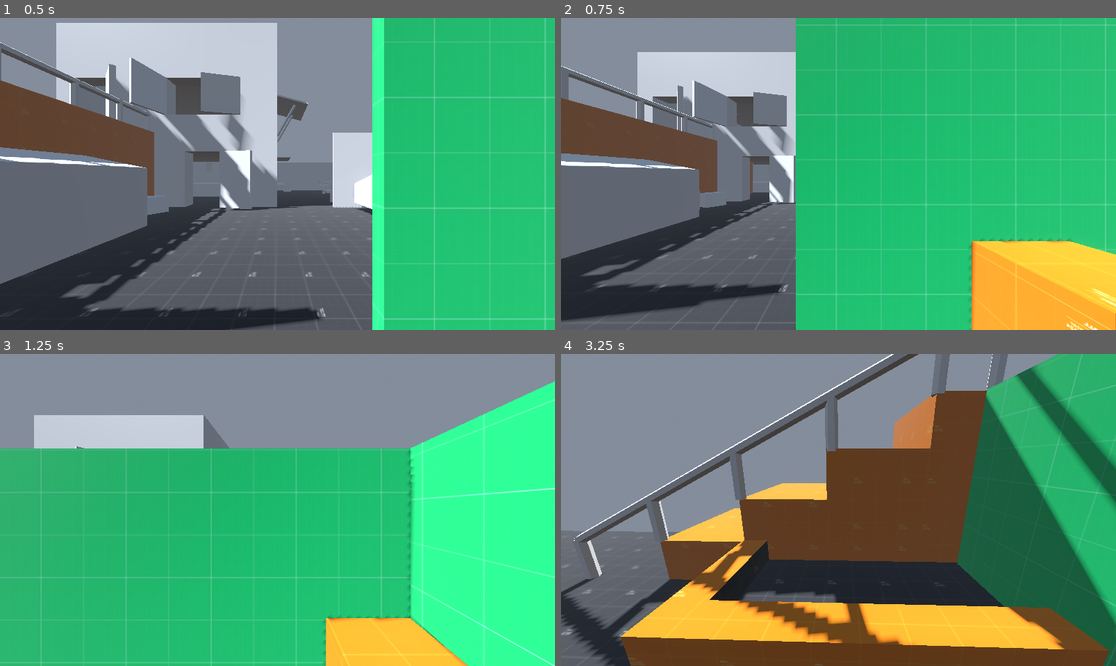
Above: before the commit, frames 1-4 (two rows, left to right).
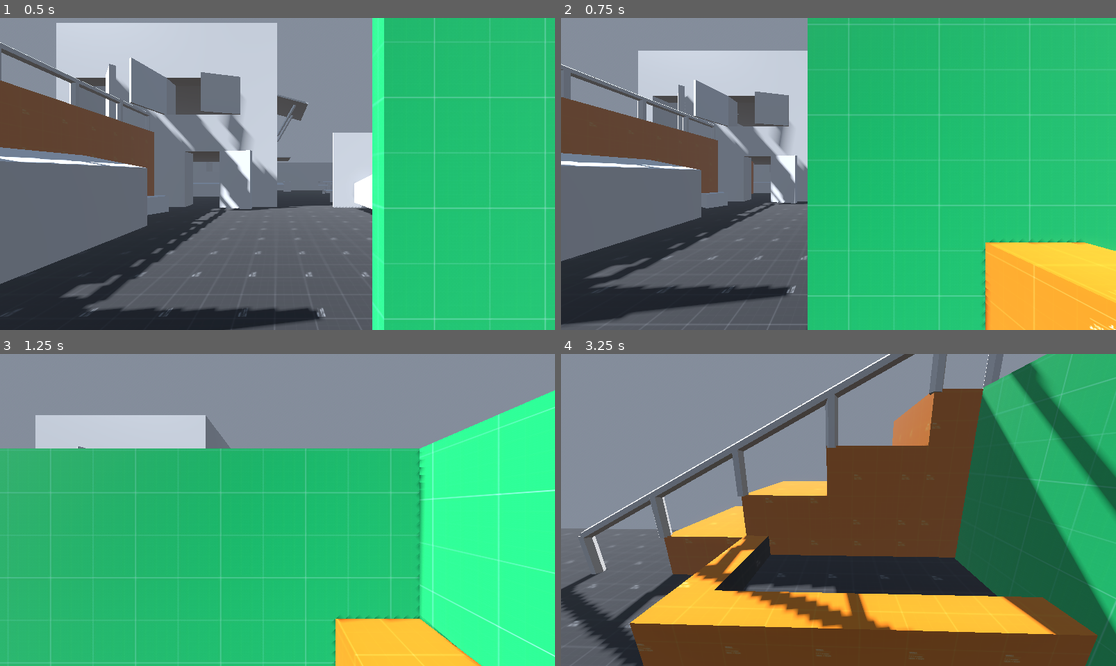
Above: after the commit, the same moments.

Repository: anandantony/project-zero-fps
Game: Godot game, scene res://maps/training/dm_map_1.tscn
Same seed, same stepped clock (60 frames per second), same inputs: the game is played once before the commit and once after it. The project has no main scene, so this scene is started directly.
Inputs (mouse positions are in pixels of both pictures, inside the frame that each line leads up to):
- Up to frame 1 (0.5 s): no input
- Up to frame 2 (0.75 s): tap Enter at 0.5 s; move the mouse to (960, 158) at 0.52 s; hold D (right, bound only before the commit) from 0.53 s (still down); hold Shift (sprint) from 0.53 s (still down); click (960, 158) at 0.67 s
- Up to frame 3 (1.25 s): keep holding D (right, bound only before the commit); keep holding Shift (sprint); tap Space (jump) at 0.77, 0.8, 1.07 s
- Up to frame 4 (3.25 s): move the mouse to (810, 510) at 1.27 s; release D (right, bound only before the commit) at 1.28 s; release Shift (sprint) at 1.28 s; hold W (up, bound only before the commit) from 1.28 s (still down); tap Space (jump) at 1.35, 1.52, 1.82, 2.3, 3.02 s; tap Shift (sprint) at 1.55, 2.85 s; move the mouse to (849, 503) at 2.02 s; hold Shift (sprint) 2.03-2.78 s; move the mouse to (832, 516) at 2.77 s

Frame 1 is identical in both runs. In frame 2, 8.9% of the frame differs, in the area x 0-100%, y 0-100%; in frame 3, 5.0%; in frame 4, 17%.

Commit message:
Refactor input handling to use InputRouter
Replaced direct input checks in player and camera controllers with a centralized InputRouter singleton. Updated input action names in project settings for clarity, added InputRouter autoload, and improved input abstraction for movement, look, jump, and sprint actions. Also updated dm_map_1.tscn materials to use new sub-resources.

Diff:
--- a/maps/training/dm_map_1.tscn
+++ b/maps/training/dm_map_1.tscn
@@ -21,15 +21,45 @@
 uv1_offset = Vector3(0.5, 0.5, 0.5)
 uv1_triplanar = true
 
+[sub_resource type="StandardMaterial3D" id="StandardMaterial3D_wg5p8"]
+resource_local_to_scene = true
+albedo_texture = ExtResource("6_s3t84")
+uv1_offset = Vector3(0.5, 0.5, 0.5)
+uv1_triplanar = true
+
 [sub_resource type="StandardMaterial3D" id="StandardMaterial3D_w23d6"]
 resource_local_to_scene = true
 albedo_texture = ExtResource("6_s3t84")
 uv1_offset = Vector3(0.5, 0.5, 0.5)
 uv1_triplanar = true
 
+[sub_resource type="StandardMaterial3D" id="StandardMaterial3D_guqlu"]
+resource_local_to_scene = true
+albedo_texture = ExtResource("6_s3t84")
+uv1_offset = Vector3(0.5, 0.5, 0.5)
+uv1_triplanar = true
+
+[sub_resource type="StandardMaterial3D" id="StandardMaterial3D_6i607"]
+resource_local_to_scene = true
+albedo_texture = ExtResource("6_s3t84")
+uv1_offset = Vector3(0.5, 0.5, 0.5)
+uv1_triplanar = true
+
+[sub_resource type="StandardMaterial3D" id="StandardMaterial3D_6tato"]
+resource_local_to_scene = true
+albedo_texture = ExtResource("6_s3t84")
+uv1_offset = Vector3(0.5, 0.5, 0.5)
+uv1_triplanar = true
+
 [sub_resource type="StandardMaterial3D" id="StandardMaterial3D_0xg84"]
 resource_local_to_scene = true
 albedo_texture = ExtResource("5_s3t84")
+uv1_offset = Vector3(0.5, 0.5, 0.5)
+uv1_triplanar = true
+
+[sub_resource type="StandardMaterial3D" id="StandardMaterial3D_n0fbi"]
+resource_local_to_scene = true
+albedo_texture = ExtResource("6_s3t84")
 uv1_offset = Vector3(0.5, 0.5, 0.5)
 uv1_triplanar = true
 
@@ -100,7 +130,7 @@
 [node name="ProtoCSGBox3D10" parent="." instance=ExtResource("4_ovcgl")]
 transform = Transform3D(1, 0, 0, 0, 1, 0, 0, 0, 1, -1.0014429, 0.4939046, -10.500621)
 size = Vector3(5.950348, 1.0492554, 3.0968018)
-material = SubResource("StandardMaterial3D_13hg8")
+material = SubResource("StandardMaterial3D_wg5p8")
 block_color = 3
 
 [node name="ProtoCSGBox3D9" parent="." instance=ExtResource("4_ovcgl")]
@@ -112,19 +142,19 @@
 [node name="ProtoCSGBox3D13" parent="." instance=ExtResource("4_ovcgl")]
 transform = Transform3D(1, 0, 0, 0, 1, 0, 0, 0, 1, 1.8615301, 0.40603018, 5.8201036)
 size = Vector3(2.0135498, 1.2022705, 1.9607239)
-material = SubResource("StandardMaterial3D_w23d6")
+material = SubResource("StandardMaterial3D_guqlu")
 block_color = 3
 
 [node name="ProtoCSGBox3D11" parent="." instance=ExtResource("4_ovcgl")]
 transform = Transform3D(1, 0, 0, 0, 1, 0, 0, 0, 1, 2.375263, 0.4754057, 3.4702377)
 size = Vector3(0.986084, 1.2022705, 1.0909729)
-material = SubResource("StandardMaterial3D_w23d6")
+material = SubResource("StandardMaterial3D_6i607")
 block_color = 3
 
 [node name="ProtoCSGBox3D14" parent="." instance=ExtResource("4_ovcgl")]
 transform = Transform3D(1, 0, 0, 0, 1, 0, 0, 0, 1, 0.46571946, 0.322078, -7.7149744)
 size = Vector3(4.940155, 1.4782257, 2.4929695)
-material = SubResource("StandardMaterial3D_w23d6")
+material = SubResource("StandardMaterial3D_6tato")
 block_color = 3
 
 [node name="ProtoCSGBox3D15" parent="ProtoCSGBox3D14" instance=ExtResource("4_ovcgl")]
@@ -137,7 +167,7 @@
 [node name="ProtoCSGBox3D12" parent="." instance=ExtResource("4_ovcgl")]
 transform = Transform3D(1, 0, 0, 0, 1, 0, 0, 0, 1, -0.47685957, 0.44583416, 6.36158)
 size = Vector3(1.0374756, 1.1431274, 1.0415802)
-material = SubResource("StandardMaterial3D_w23d6")
+material = SubResource("StandardMaterial3D_n0fbi")
 block_color = 3
 
 [node name="ProtoCSGBox3D3" parent="." instance=ExtResource("4_ovcgl")]
--- a/project.godot
+++ b/project.godot
@@ -17,28 +17,29 @@
 [autoload]
 
 GameManager="*res://scripts/game_manager.gd"
+InputRouter="*res://scripts/input_router.gd"
 
 [input]
 
-left={
+move_left={
 "deadzone": 0.2,
 "events": [Object(InputEventKey,"resource_local_to_scene":false,"resource_name":"","device":-1,"window_id":0,"alt_press …(191 unchanged characters)…
 , Object(InputEventJoypadMotion,"resource_local_to_scene":false,"resource_name":"","device":-1,"axis":0,"axis_value":-1.0,"script":null)
 ]
 }
-right={
+move_right={
 "deadzone": 0.2,
 "events": [Object(InputEventKey,"resource_local_to_scene":false,"resource_name":"","device":-1,"window_id":0,"alt_press …(192 unchanged characters)…
 , Object(InputEventJoypadMotion,"resource_local_to_scene":false,"resource_name":"","device":-1,"axis":0,"axis_value":1.0,"script":null)
 ]
 }
-up={
+move_forward={
 "deadzone": 0.2,
 "events": [Object(InputEventKey,"resource_local_to_scene":false,"resource_name":"","device":-1,"window_id":0,"alt_press …(192 unchanged characters)…
 , Object(InputEventJoypadMotion,"resource_local_to_scene":false,"resource_name":"","device":-1,"axis":1,"axis_value":-1.0,"script":null)
 ]
 }
-down={
+move_back={
 "deadzone": 0.2,
 "events": [Object(InputEventKey,"resource_local_to_scene":false,"resource_name":"","device":-1,"window_id":0,"alt_press …(192 unchanged characters)…
 , Object(InputEventJoypadMotion,"resource_local_to_scene":false,"resource_name":"","device":-1,"axis":1,"axis_value":1.0,"script":null)
--- a/scripts/camera_controller.gd
+++ b/scripts/camera_controller.gd
@@ -1,9 +1,5 @@
 class_name CameraController
 extends Node3D
-
-@export_group("Camera Look", "look")
-@export var look_sensitivity: float = 0.006
-@export var look_joystick_sensitivity_multiplier: float = 1000
 
 @export_group("Bob Settings", "bob")
 @export var bob_frequency: float = 2.0
@@ -30,20 +26,20 @@
 	player_camera = player.camera
 
 func _unhandled_input(event: InputEvent) -> void:
+	#TODO: move this to UI manager
 	if event is InputEventMouseButton:
 		Input.mouse_mode = Input.MOUSE_MODE_CAPTURED
 	elif event.is_action_pressed("ui_cancel"):
 		Input.mouse_mode = Input.MOUSE_MODE_VISIBLE
 
-	if Input.mouse_mode == Input.MOUSE_MODE_CAPTURED:
-		if event is InputEventMouseMotion:
-			player.rotate_y(-event.relative.x * look_sensitivity)
-			player.head_anchor.rotate_x(-event.relative.y * look_sensitivity)
+	if not InputRouter.is_mouse_locked():
+		return
 
-	_clamp_camera()
+	if event is InputEventMouseMotion:
+		InputRouter.handle_mouse_motion(event)
 
-func _process(delta: float) -> void:
-	_handle_joystick_look(delta)
+func _process(_delta: float) -> void:
+	_handle_camera_input()
 	global_transform = player.head_anchor.get_global_transform_interpolated()
 
 func _physics_process(delta: float) -> void:
@@ -51,30 +47,10 @@
 		player_camera.transform.origin = _calculate_bob_offset(delta)
 		_handle_fov(delta)
 
-func _handle_joystick_look(delta: float) -> void:
-	if Input.mouse_mode != Input.MOUSE_MODE_CAPTURED:
-		return
-
-	var look_input := Input.get_vector(
-		"look_left",
-		"look_right",
-		"look_down",
-		"look_up"
-	)
-
-	# Deadzone
-	if look_input.length() < 0.15:
-		return
-
-	# Sensitivity scaling (joystick needs delta)
-	var joy_sensitivity := look_sensitivity * look_joystick_sensitivity_multiplier
-
-	player.rotate_y(-look_input.x * joy_sensitivity * delta)
-	player.head_anchor.rotate_x(look_input.y * joy_sensitivity * delta)
-
-	_clamp_camera()
-
-func _clamp_camera() -> void:
+func _handle_camera_input() -> void:
+	var look := InputRouter.consume_look()
+	player.rotate_y(-look.x)
+	player.head_anchor.rotate_x(-look.y)
 	player.head_anchor.rotation.x = clamp(
 		player.head_anchor.rotation.x,
 		deg_to_rad(-90),
--- a/scripts/input_router.gd
+++ b/scripts/input_router.gd
@@ -1 +1,43 @@
 extends Node
+
+# Public state
+var move := Vector2.ZERO
+var look := Vector2.ZERO
+var jump_pressed := false
+var sprint := false
+
+@export var look_deadzone := 0.05
+@export var mouse_sensitivity := 0.006
+@export var joystick_sensitivity := 5.0
+
+func _process(delta: float) -> void:
+	# Movement
+	move = Input.get_vector(
+		"move_left", "move_right",
+		"move_back", "move_forward"
+	).normalized()
+
+	# Buttons
+	jump_pressed = Input.is_action_just_pressed("jump")
+	sprint = Input.is_action_pressed("sprint")
+
+	# Joystick look
+	var stick := Input.get_vector(
+		"look_left", "look_right",
+		"look_up", "look_down"
+	)
+
+	if stick.length() > look_deadzone:
+		stick *= stick.length()
+		look += stick * joystick_sensitivity * delta
+
+func is_mouse_locked() -> bool:
+	return Input.mouse_mode == Input.MOUSE_MODE_CAPTURED
+
+func handle_mouse_motion(event: InputEventMouseMotion) -> void:
+	look += event.relative * mouse_sensitivity
+
+func consume_look() -> Vector2:
+	var l := look
+	look = Vector2.ZERO
+	return l
--- a/scripts/player_controller.gd
+++ b/scripts/player_controller.gd
@@ -5,7 +5,6 @@
 @export var walk_speed := 6.0
 @export var sprint_speed := 8.5
 @export var jump_velocity := 7.0
-@export var auto_b_hop := true
 
 # Layer Mask Refs
 const DEFAULT_LAYER = 1
@@ -42,11 +41,11 @@
 		self.velocity.z = lerp(self.velocity.z, wish_direction.z * get_move_speed(), delta * 7.0)
 
 func _physics_process(delta: float) -> void:
-	var input_dir = Input.get_vector("left", "right", "down", "up").normalized()
+	var input_dir = InputRouter.move
 	wish_direction = self.global_transform.basis * Vector3(input_dir.x, 0.0, -input_dir.y)
 
 	if is_on_floor():
-		if Input.is_action_just_pressed("jump"):
+		if InputRouter.jump_pressed:
 			self.velocity.y = jump_velocity
 		_handle_ground_physics(delta)
 	else:
@@ -58,4 +57,4 @@
 	pass
 
 func get_move_speed() -> float:
-	return sprint_speed if Input.is_action_pressed("sprint") else walk_speed
+	return sprint_speed if InputRouter.sprint else walk_speed
Not shown: 1 places in maps/training/dm_map_1.tscn that only renumber resources
